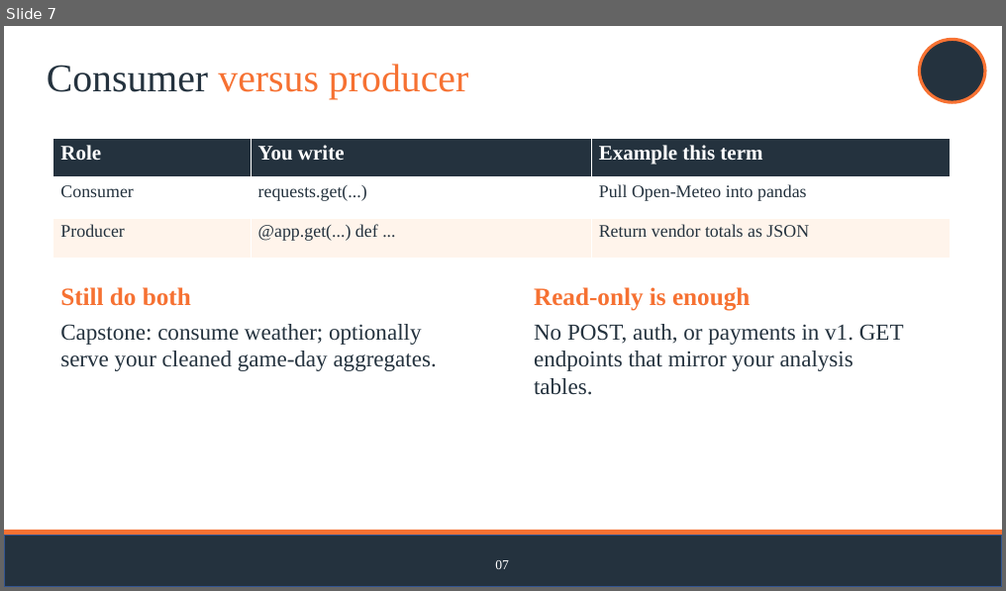
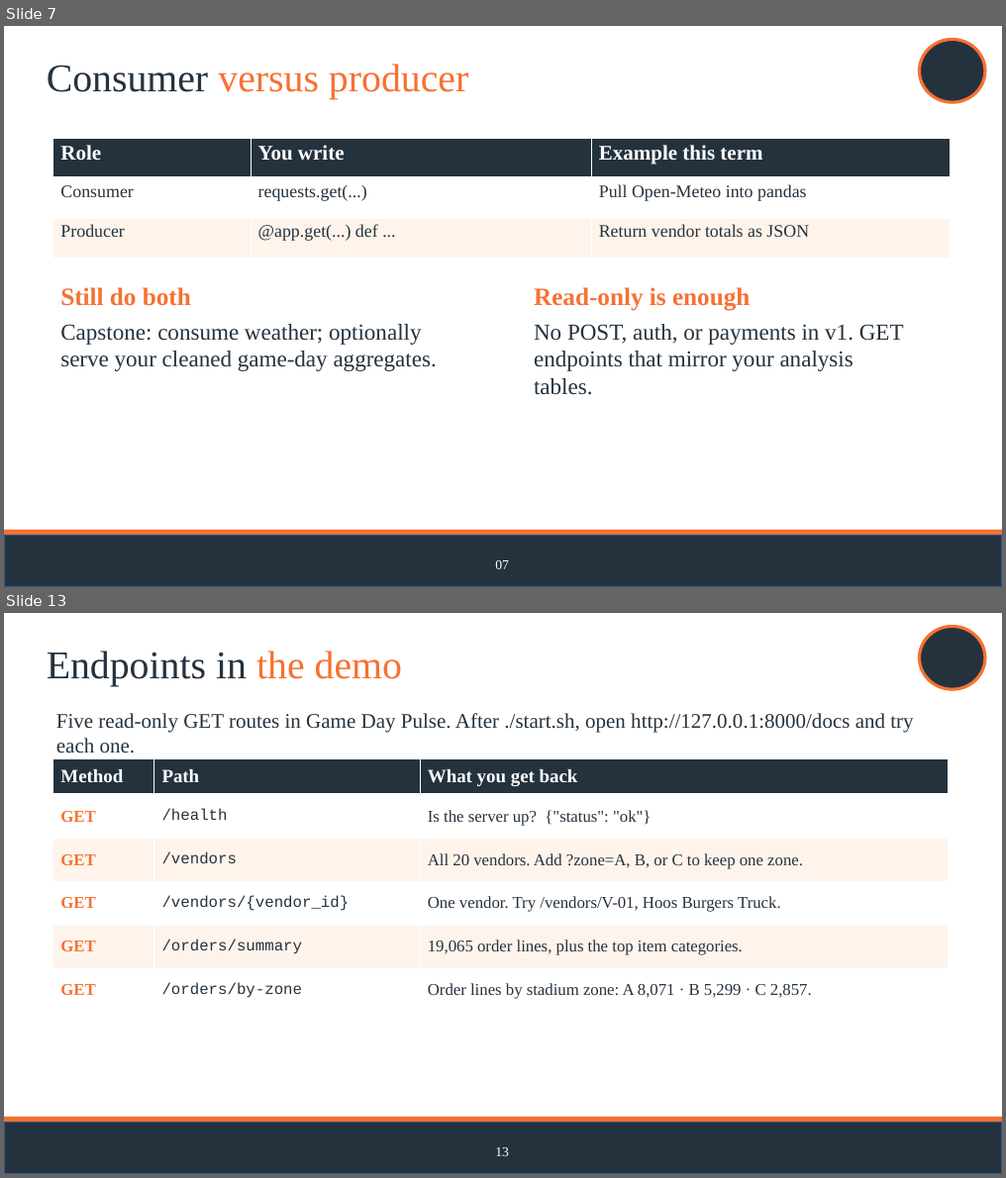
Before and after one commit to jasontpv/DS2002FA26, a slide deck: notebooks/08-capstone-gameday/DS2002 Build Your Own API.pptx. Shown one above the other, each under a label of ours: slide 7 before the commit, slides 7 and 13 after it; the slides between them are not shown. The pictures are 1006x591 and 1006x1178 pixels, drawn with LibreOffice and Linux fonts; fonts in the diff are those of the drawing; background and template pictures are left out. Boxes give left, top, right and bottom in pixels: in the first picture for what was removed or moved away, otherwise in the second. Text is boxed around its words. In the diff, an @@ line names an element or a change of style, - is before the commit and + after.

```diff
--- a/notebooks/08-capstone-gameday/DS2002 Build Your Own API.pptx
+++ b/notebooks/08-capstone-gameday/DS2002 Build Your Own API.pptx
@@ slide 13 added at [4, 613, 1002, 1174], background #FFFFFF; not listed: 3 template elements that a slide beside it also shows @@
@@ title added at [47, 651, 402, 686], 37.9 pt, text #24323E @@
+Endpoints in the demo
@@ text added at [56, 713, 913, 754], 20 pt, text #24323E @@
+Five read-only GET routes in Game Day Pulse. After ./start.sh, open http://127.0.0.1:8000/docs and try each one.
@@ table added at [54, 759, 948, 1015], 6 rows, 3 columns @@
+Method | Path | What you get back
+GET | /health | Is the server up? {"status": "ok"}
+GET | /vendors | All 20 vendors. Add ?zone=A, B, or C to keep one zone.
+GET | /vendors/{vendor_id} | One vendor. Try /vendors/V-01, Hoos Burgers Truck.
+GET | /orders/summary | 19,065 order lines, plus the top item categories.
+GET | /orders/by-zone | Order lines by stadium zone: A 8,071 · B 5,299 · C 2,857.
@@ text added at [495, 1148, 509, 1157], 13 pt, text #FFFFFF @@
+13
```
Also in this commit, not shown: 8 slides changed, 4 other slides added, 1 slide removed, 5 other files.
